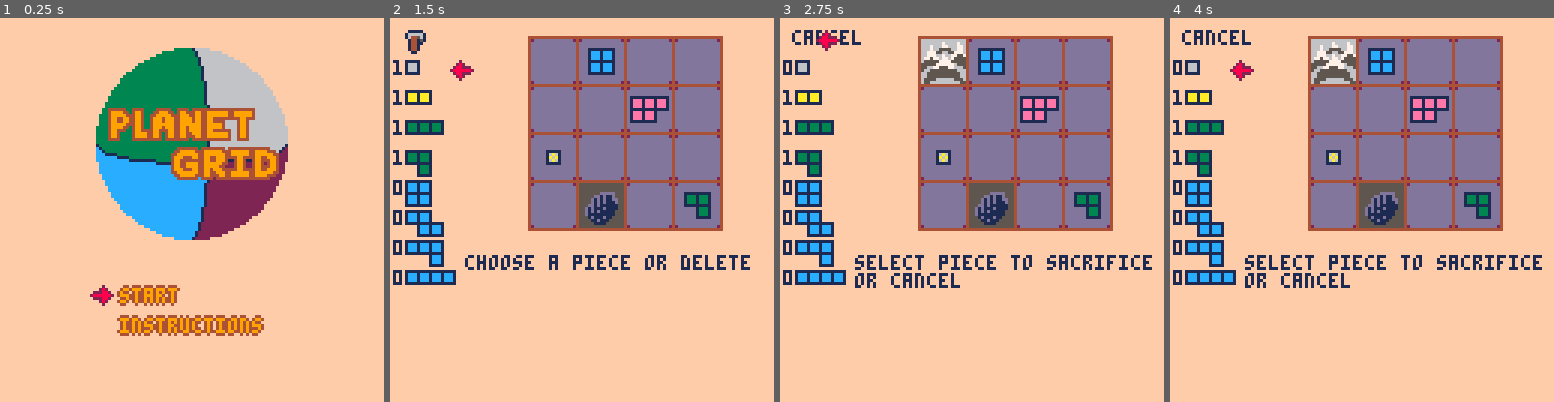
Above: before the commit, frames 1-4 (left to right).
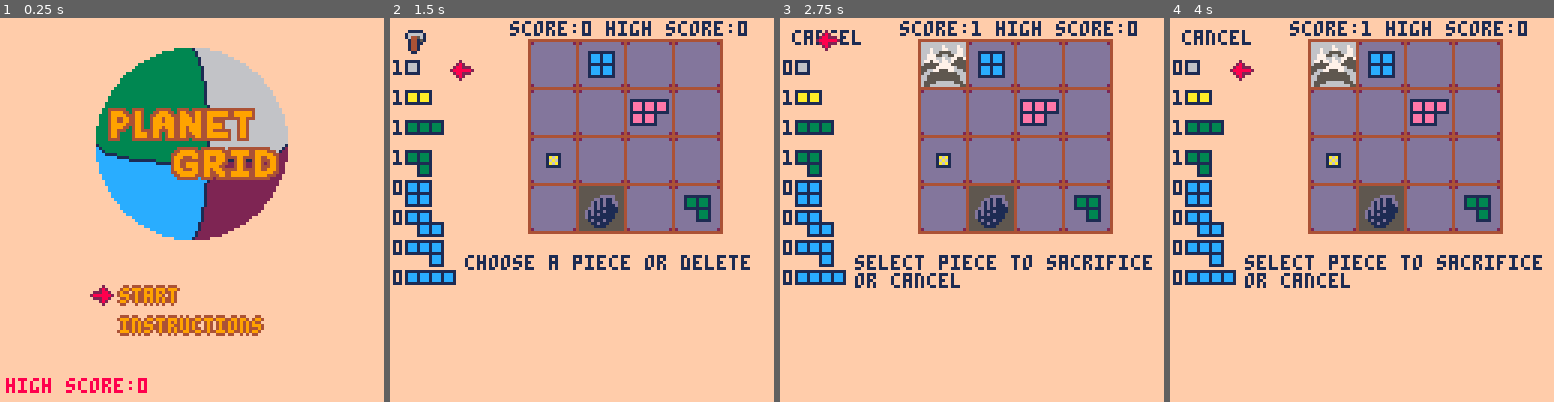
Above: after the commit, the same moments.

Repository: m-r-hunt/Pico-8-Carts
Game: PICO-8 cartridge planet_grid.p8
Two runs of this game, one before a commit and one after it. Both use one fixed random seed, a clock stepped at 60 frames per second and the inputs below.
Inputs:
- Up to frame 1 (0.25 s): no input
- Up to frame 2 (1.5 s): tap X (X key) at 0.33, 1.07 s; tap O (Z key) at 0.7 s
- Up to frame 3 (2.75 s): hold Right 1.6-2.1 s; tap O (Z key) at 1.7, 2.1, 2.5 s; tap X (X key) at 1.85 s; hold Up 2.15-2.42 s; hold Right from 2.47 s (still down)
- Up to frame 4 (4 s): tap O (Z key) at 2.9, 3.3, 3.7 s; tap X (X key) at 2.97 s; release Right at 3.03 s; hold Left 3.08-3.58 s; hold Down 3.63-3.97 s

The runs differ from the first frame. In frame 1, 0.6% of the frame differs, in the area x 1-39%, y 93-98%; in frame 2, 6.2%; in frame 3, 6.6%, in the area x 31-93%, y 0-57%; in frame 4, 6.6%.

Commit message:
Add scoring and final ui/sound changes

Diff:
--- a/planet_grid.p8
+++ b/planet_grid.p8
@@ -34,27 +34,27 @@
 piece_pool={}
 
 piece_defs={
-	{{0,0},spriten=9,previewc=6},
-	{{0,0},{1,0},spriten=5,previewc=10},
-
-	{{0,0},{1,0},{2,0},spriten=3,previewc=3},
-	{{0,0},{1,0},{1,1},spriten=3,previewc=3},
-
-	{{0,0},{1,0},{0,1},{1,1},spriten=7,previewc=12},
-	{{0,0},{1,0},{1,1},{2,1},spriten=7,previewc=12},
-	{{0,0},{1,0},{2,0},{2,1},spriten=7,previewc=12},
-	{{0,0},{1,0},{2,0},{3,0},spriten=7,previewc=12},
-
-	{{0,0},{1,0},{0,1},{1,1},{2,0},spriten=11,previewc=14},
-	{{0,0},{0,1},{1,1},{1,2},{2,1},spriten=11,previewc=14},
-	{{0,0},{1,0},{2,0},{2,1},{3,1},spriten=11,previewc=14},
-	{{0,0},{1,0},{2,0},{3,0},{3,1},spriten=11,previewc=14},
-	{{0,0},{0,1},{0,2},{1,1},{2,1},spriten=11,previewc=14},
-	{{0,0},{0,1},{1,1},{2,1},{2,0},spriten=11,previewc=14},
-	{{0,0},{1,0},{2,0},{2,1},{2,2},spriten=11,previewc=14},
-	{{0,0},{1,0},{1,1},{2,1},{2,2},spriten=11,previewc=14},
-	{{0,0},{1,0},{1,1},{2,0},{3,0},spriten=11,previewc=14},
-	{{0,0},{0,1},{1,1},{2,1},{2,2},spriten=11,previewc=14},
+	{{0,0},spriten=9,previewc=6,score=1},
+	{{0,0},{1,0},spriten=5,previewc=10,score=2},
+
+	{{0,0},{1,0},{2,0},spriten=3,previewc=3,score=3},
+	{{0,0},{1,0},{1,1},spriten=3,previewc=3,score=3},
+
+	{{0,0},{1,0},{0,1},{1,1},spriten=7,previewc=12,score=4},
+	{{0,0},{1,0},{1,1},{2,1},spriten=7,previewc=12,score=5},
+	{{0,0},{1,0},{2,0},{2,1},spriten=7,previewc=12,score=5},
+	{{0,0},{1,0},{2,0},{3,0},spriten=7,previewc=12,score=5},
+
+	{{0,0},{1,0},{0,1},{1,1},{2,0},spriten=11,previewc=14,score=6},
+	{{0,0},{0,1},{1,1},{1,2},{2,1},spriten=11,previewc=14,score=6},
+	{{0,0},{1,0},{2,0},{2,1},{3,1},spriten=11,previewc=14,score=6},
+	{{0,0},{1,0},{2,0},{3,0},{3,1},spriten=11,previewc=14,score=6},
+	{{0,0},{0,1},{0,2},{1,1},{2,1},spriten=11,previewc=14,score=6},
+	{{0,0},{0,1},{1,1},{2,1},{2,0},spriten=11,previewc=14,score=6},
+	{{0,0},{1,0},{2,0},{2,1},{2,2},spriten=11,previewc=14,score=6},
+	{{0,0},{1,0},{1,1},{2,1},{2,2},spriten=11,previewc=14,score=6},
+	{{0,0},{1,0},{1,1},{2,0},{3,0},spriten=11,previewc=14,score=6},
+	{{0,0},{0,1},{1,1},{2,1},{2,2},spriten=11,previewc=14,score=6},
 }
 
 --powerup option defs
@@ -84,7 +84,7 @@
 	{0,0,0,0},
 }
 gridx=30
-gridy=-10
+gridy=-9
 
 choices={}
 choicen=1
@@ -129,6 +129,13 @@
 end
 
 function _init()
+	local have_data=cartdata("planet_grid_mrh_v1")
+	if not have_data then
+		for idx=0,63 do
+			dset(idx,0)
+		end
+	end
+	highscore=dget(1)
 end
 
 function new_game()
@@ -144,6 +151,7 @@
 	piece_pool[4]=1
 	reset_vlongs()
 	new_board()
+	score=0
 end
 
 function _update()
@@ -183,6 +191,8 @@
 		update_select_burn()
 	elseif mode=="delete square" then
 		update_delete_square()
+	elseif mode=="game over" then
+		update_game_over()
 	end
 end
 
@@ -399,15 +409,17 @@
 				else
 					mode="piece select"
 				end
+				score+=piece_defs[selected_piece].score
 				selected_piece=1
 				if board_is_full() then
+					score+=10
 					need_new_board=true
 					wait_time=0
 					piece_pool[1]+=1
 				end
 				stuck=check_stuck()
 				if stuck then
-					mode="game over"
+					game_over()
 				end
 			else
 				sfx(8)
@@ -454,10 +466,12 @@
 				sfx(7)
 				grid[py][px]=0
 				piece_pool[selected_piece]-=1
+				selected_piece=1
 				mode="piece select"
+				score-=1
 				stuck=check_stuck()
 				if stuck then
-					mode="game over"
+					game_over()
 				end
 			else
 				sfx(8)
@@ -472,6 +486,27 @@
 			sfx(5)
 			mode="select piece to burn"
 		end
+	end
+end
+
+function update_game_over()
+	if btnp(4) then
+		sfx(4)
+		new_game()
+		mode="piece select"
+	elseif btnp(5) then
+		sfx(5)
+		mode="main menu"
+	end
+end
+
+function game_over()
+	mode="game over"
+	sfx(11)
+	if score>highscore then
+		highscore=score
+		dset(1,highscore)
+		new_high_score=true
 	end
 end
 
@@ -667,6 +702,7 @@
 			spr(34,textxbase-10,textybase-1+m*10)
 		end
 	end
+	print("high score:"..highscore,2,120,8)
 end
 
 function draw_instructions()
@@ -779,10 +815,19 @@
 	end
 
 	if mode=="game over" then
-		print("game over!")
+		rect(choicebox.x,choicebox.y,choicebox.maxx,choicebox.maxy,2)
+		rectfill(choicebox.x+1,choicebox.y+1,choicebox.maxx-1,choicebox.maxy-1,14)
+		print("game over!",choicebox.x+30,choicebox.y+10,8)
+		print("score:"..score,choicebox.x+30,choicebox.y+16,8)
+		if new_high_score then
+			print("new high score!",choicebox.x+20,choicebox.y+22,7)
+		end
+		print("🅾️:restart",choicebox.x+15,choicebox.y+32,8)
+		print("❎:return to menu",choicebox.x+15,choicebox.y+38,8)
 	end
 
 	draw_help_text()
+	print("score:"..score.." high score:"..highscore,40,1,1)
 end
 
 -->8
Not shown, changed: the sound effects (__sfx__) section of planet_grid.p8
